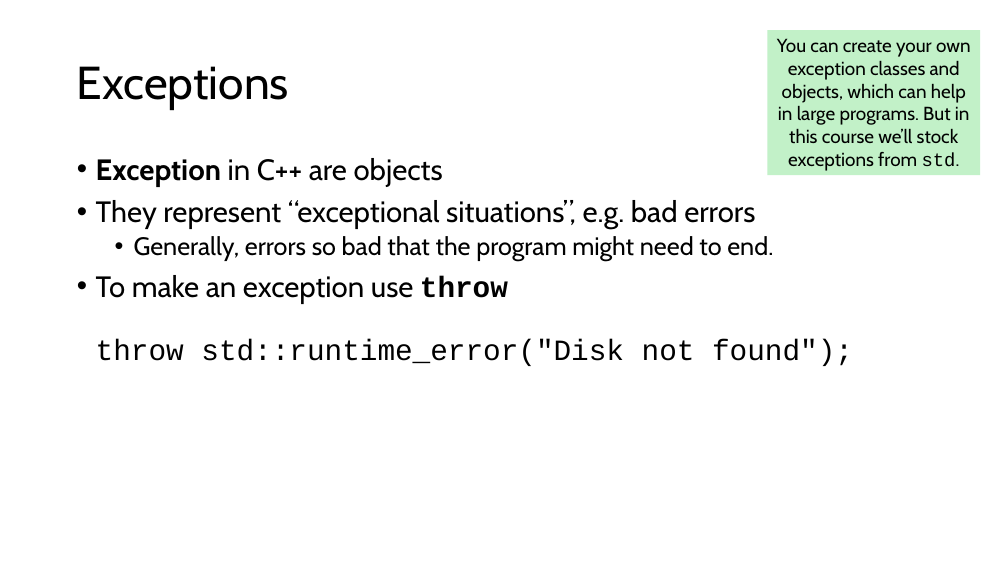
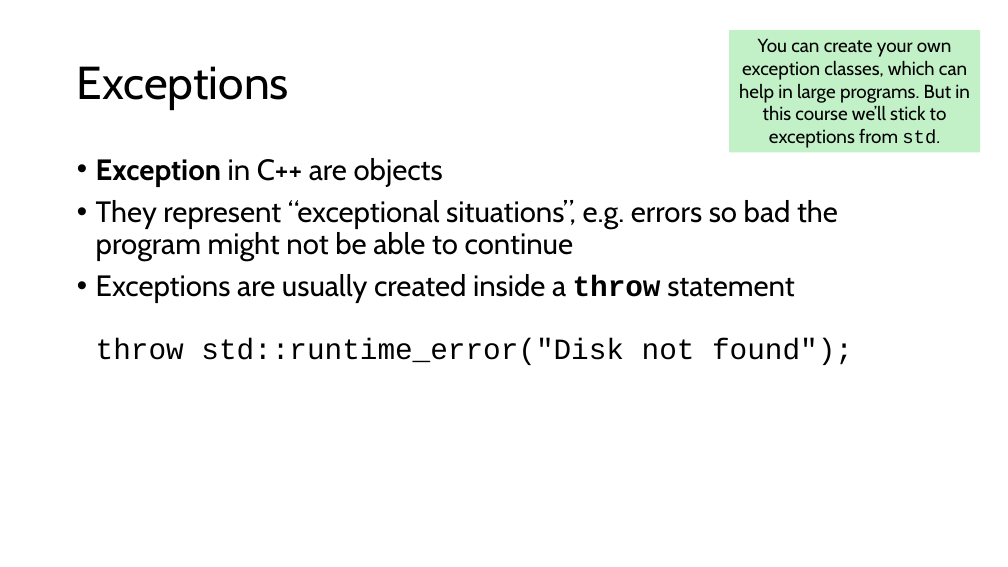
Before and after one commit to tjd1234/cmpt125spring2026, a slide deck: slide 3 of notes/week8/week8.pptx. Drawn at 1008x567 pixels with LibreOffice and Linux fonts; fonts in the diff are those of the drawing. Boxes give left, top, right and bottom in pixels: in the first picture for what was removed or moved away, otherwise in the second. Text is boxed around its words. In the diff, an @@ line names an element or a change of style, - is before the commit and + after.

```diff
--- a/notes/week8/week8.pptx
+++ b/notes/week8/week8.pptx
@@ rectangle "You can create your own ...": place and size @@
-rectangle "You can create your own ..." at (768, 30, 981, 175)
+rectangle "You can create your own ..." at (729, 30, 980, 153)
@@ text in rectangle at (739, 38, 970, 148): text changed @@
-You can create your own exception classes and objects, which can help in large programs. But in this course we’ll stock exceptions from std.
+You can create your own exception classes, which can help in large programs. But in this course we’ll stick to exceptions from std.
@@ text at (96, 200, 853, 365): text changed @@
-• They represent “exceptional situations”, e.g. bad errors
-  • Generally, errors so bad that the program might need to end.
-• To make an exception use throw
-  throw std::runtime_error("Disk not found");
+• They represent “exceptional situations”, e.g. errors so bad the program might not be able to continue
+• Exceptions are usually created inside a throw statement
+  throw std::runtime_error("Disk not found");
```
Also in this commit, not shown: 6 other slides changed, 12 slides added, 19 other files.
